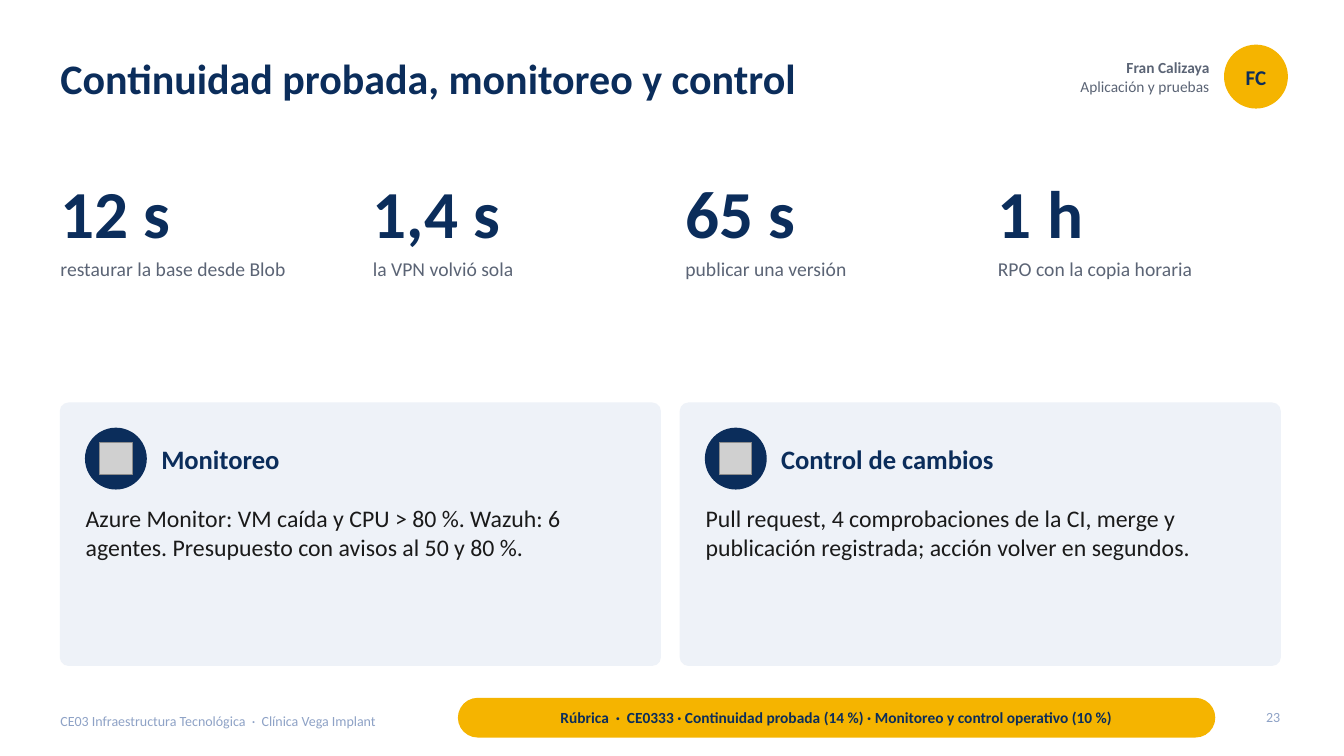
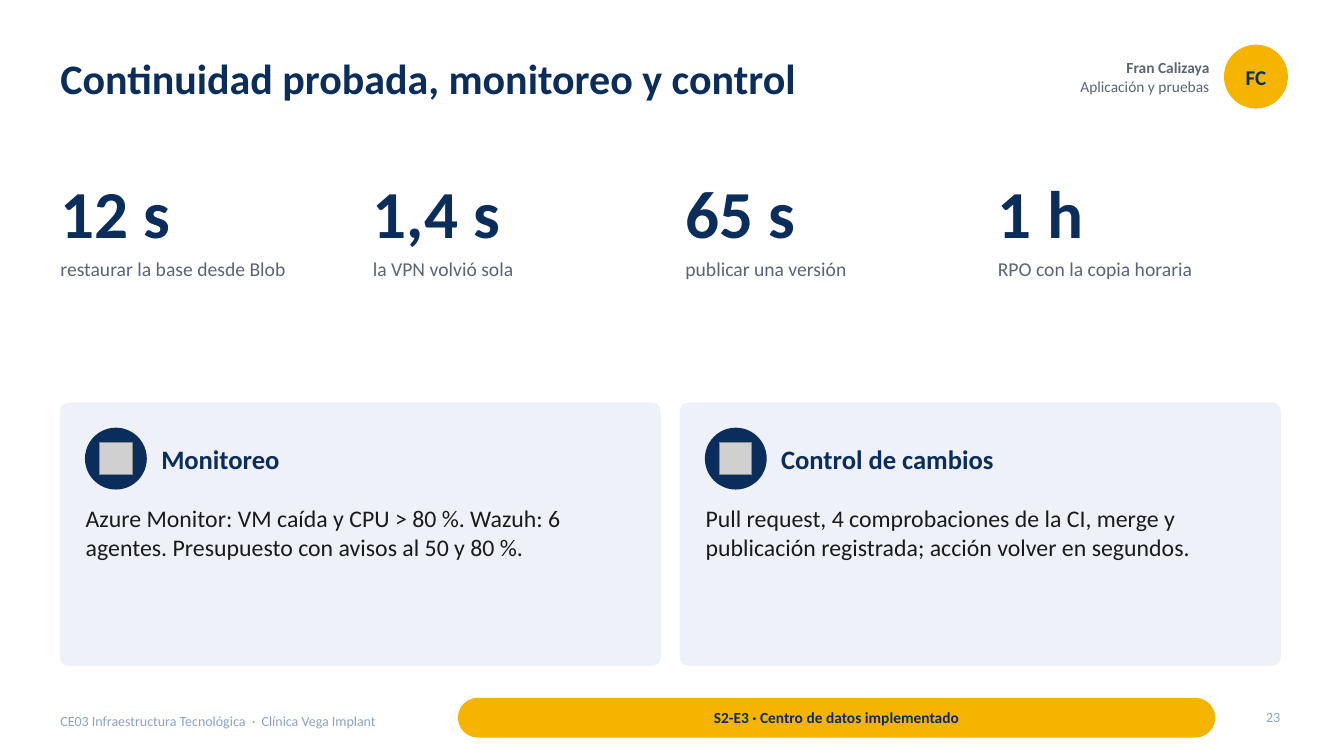
Before and after one commit to francalizaya266-sudo/venga-implantes, a slide deck: slide 23 of docs/entregables/CE03-infraestructura/presentaciones/CE03-Infraestructura-Tecnologica.pptx. Drawn at 1344x756 pixels with LibreOffice and Linux fonts; fonts in the diff are those of the drawing; grey boxes stand for pictures. Boxes give left, top, right and bottom in pixels: in the first picture for what was removed or moved away, otherwise in the second. Text is boxed around its words. In the diff, an @@ line names an element or a change of style, - is before the commit and + after.

```diff
--- a/docs/entregables/CE03-infraestructura/presentaciones/CE03-Infraestructura-Tecnologica.pptx
+++ b/docs/entregables/CE03-infraestructura/presentaciones/CE03-Infraestructura-Tecnologica.pptx
@@ text at bbox=[714, 712, 959, 726]: text changed @@
-Rúbrica · CE0333 · Continuidad probada (14 %) · Monitoreo y control operativo (10 %)
+S2-E3 · Centro de datos implementado
```
Also in this commit, not shown: 22 other slides changed, 3 other files.
